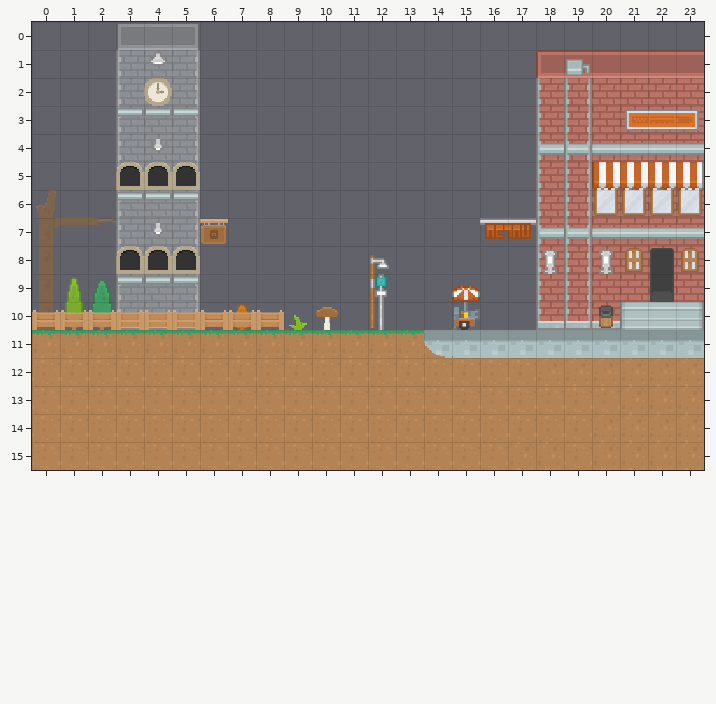
Level history. Tiled map (JSON): Platformer/www/asset/levels/level6.json. Above, as it was before the edit.
Cells are 32x32 px. Shown: x 0..23, y 0..15.
After the commit:
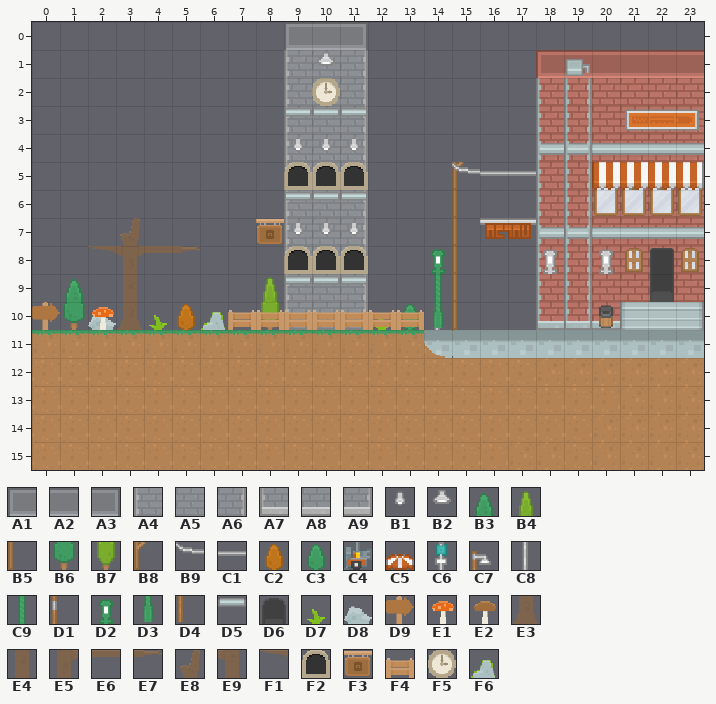
Key: from "spritesheet_combined": A1 83, A2 84, A3 85, A4 190, A5 191, A6 192, A7 301, A8 302, A9 303, B1 367, B2 368, B3 403, B4 404, B5 428, B6 440, B7 441, B8 465, B9 488, C1 489, C2 516, C3 517, C4 550, C5 553, C6 564, C7 600, C8 603, C9 635, D1 637, D2 670, D3 672, D4 674, D5 701, D6 991, D7 1053, D8 1091, D9 1347, E1 1599, E2 1600, E3 1814, E4 1816, E5 1817, E6 1818, E7 1819, E8 1853, E9 1854, F1 1857, F2 1973, F3 2075, F4 2078, F5 2115, F6 2118.
__ is an empty cell, .. an unchanged one.
What changed:
--- layer "bg3"
@@ x 1..14 @@
- 0 .. .. A1 A2 A3 .. .. .. __ __ __ .. .. ..
- 1 .. .. A4 A5 A6 .. .. .. __ __ __ .. .. ..
- 2 .. .. A4 A5 A6 .. .. .. __ __ __ .. .. ..
- 3 .. .. A4 A5 A6 .. .. .. __ __ __ .. .. ..
- 4 .. .. A4 A5 A6 .. .. .. __ __ __ .. .. ..
- 5 .. .. A4 A5 A6 .. .. .. __ __ __ .. .. ..
- 6 .. .. A4 A5 A6 .. .. .. __ __ __ .. .. ..
- 7 .. .. A4 A5 A6 .. .. .. __ __ __ .. .. ..
- 8 .. .. A4 A5 A6 .. .. .. __ __ __ .. .. ..
- 9 B4 B3 A4 A5 A6 .. .. __ __ __ __ .. .. ..
-10 B7 B6 A7 A8 A9 __ C2 __ __ __ __ .. .. __
+ 0 .. .. __ __ __ .. .. .. A1 A2 A3 .. .. ..
+ 1 .. .. __ __ __ .. .. .. A4 A5 A6 .. .. ..
+ 2 .. .. __ __ __ .. .. .. A4 A5 A6 .. .. ..
+ 3 .. .. __ __ __ .. .. .. A4 A5 A6 .. .. ..
+ 4 .. .. __ __ __ .. .. .. A4 A5 A6 .. .. ..
+ 5 .. .. __ __ __ .. .. .. A4 A5 A6 .. .. ..
+ 6 .. .. __ __ __ .. .. .. A4 A5 A6 .. .. ..
+ 7 .. .. __ __ __ .. .. .. A4 A5 A6 .. .. ..
+ 8 .. .. __ __ __ .. .. .. A4 A5 A6 .. .. ..
+ 9 B3 __ __ __ __ .. .. B4 A4 A5 A6 .. .. ..
+10 B6 D8 __ __ __ F6 __ B7 A4 A5 A6 .. .. C8
--- layer "bg2"
@@ x 0..15 @@
- 1 .. .. .. .. .. .. .. .. .. .. __ .. .. .. .. ..
- 2 .. .. .. .. F5 .. .. .. .. .. __ .. .. .. .. ..
- 3 .. .. .. .. .. .. .. .. .. .. .. __ .. .. .. ..
- 4 .. .. .. .. B1 .. .. .. .. __ __ __ .. .. .. ..
- 5 .. .. .. .. D6 .. .. .. .. .. .. .. .. .. .. __
- 6 .. .. .. .. .. .. .. .. .. .. .. __ .. .. .. __
- 7 .. .. .. .. B1 .. .. .. .. __ __ __ .. .. .. __
- 8 .. .. .. __ D6 .. .. .. .. .. .. .. .. .. .. __
- 9 .. .. .. .. .. .. .. .. .. .. __ __ C6 .. .. __
-10 E3 .. __ .. __ __ .. .. .. D7 E2 .. C8 __ .. __
+ 1 .. .. .. .. .. .. .. .. .. .. B2 .. .. .. .. ..
+ 2 .. .. .. .. __ .. .. .. .. .. F5 .. .. .. .. ..
+ 3 .. .. .. .. .. .. .. .. .. .. .. D5 .. .. .. ..
+ 4 .. .. .. .. __ .. .. .. .. B1 B1 B1 .. .. .. ..
+ 5 .. .. .. .. __ .. .. .. .. .. .. .. .. .. .. B8
+ 6 .. .. .. .. .. .. .. .. .. .. .. D5 .. .. .. B5
+ 7 .. .. .. .. __ .. .. .. .. B1 B1 B1 .. .. .. B5
+ 8 .. .. .. E9 __ .. .. .. .. .. .. .. .. .. .. B5
+ 9 .. .. .. .. .. .. .. .. .. .. D5 D5 __ .. .. B5
+10 __ .. E1 .. D7 C2 .. .. .. __ __ .. D7 C3 .. B5
--- layer "cTiles"
@@ x 0..15 @@
- 5 .. .. .. F2 F2 F2 .. .. .. __ __ __ .. .. .. ..
- 6 E8 .. .. .. .. .. .. .. .. .. .. .. .. .. .. ..
- 7 E5 E6 E7 __ .. .. F3 .. __ .. .. .. .. .. .. ..
- 8 E4 .. __ F2 F2 F2 .. .. .. __ __ __ C7 .. __ ..
- 9 E4 .. .. __ .. .. .. .. .. .. .. .. D1 .. __ C5
-10 F4 F4 F4 F4 F4 F4 F4 .. .. __ __ __ D4 __ __ C4
+ 5 .. .. .. __ __ __ .. .. .. F2 F2 F2 .. .. .. ..
+ 6 __ .. .. .. .. .. .. .. .. .. .. .. .. .. .. ..
+ 7 __ __ __ E8 .. .. __ .. F3 .. .. .. .. .. .. ..
+ 8 __ .. F1 E5 E6 E7 .. .. .. F2 F2 F2 __ .. D2 ..
+ 9 __ .. .. E4 .. .. .. .. .. .. .. .. __ .. C9 __
+10 __ __ __ E3 __ __ __ .. .. F4 F4 F4 F4 F4 D3 __
--- layer "bg1"
@@ x 4..4 @@
- 1 B2
+ 1 __
@@ x 3..10 @@
- 3 D5 D5 D5 .. .. .. __ __
+ 3 __ __ __ .. .. .. D5 D5
@@ x 3..17 @@
- 5 .. .. .. .. .. .. .. .. .. .. .. .. __ __ __
- 6 D5 D5 D5 .. .. .. __ __ .. .. .. .. .. .. ..
+ 5 .. .. .. .. .. .. .. .. .. .. .. .. B9 C1 C1
+ 6 __ __ __ .. .. .. D5 D5 .. .. .. .. .. .. ..
@@ x 0..10 @@
- 9 .. .. .. D5 D5 D5 .. .. .. __ __
-10 __ .. .. .. .. .. .. .. .. .. ..
+ 9 .. .. .. __ __ __ .. .. .. D5 D5
+10 D9 .. .. .. .. .. .. .. .. .. ..
Boxes around the changes in both pictures, in picture pixels (x1, y1, x2, y2):
changed: (32, 24, 536, 330)
